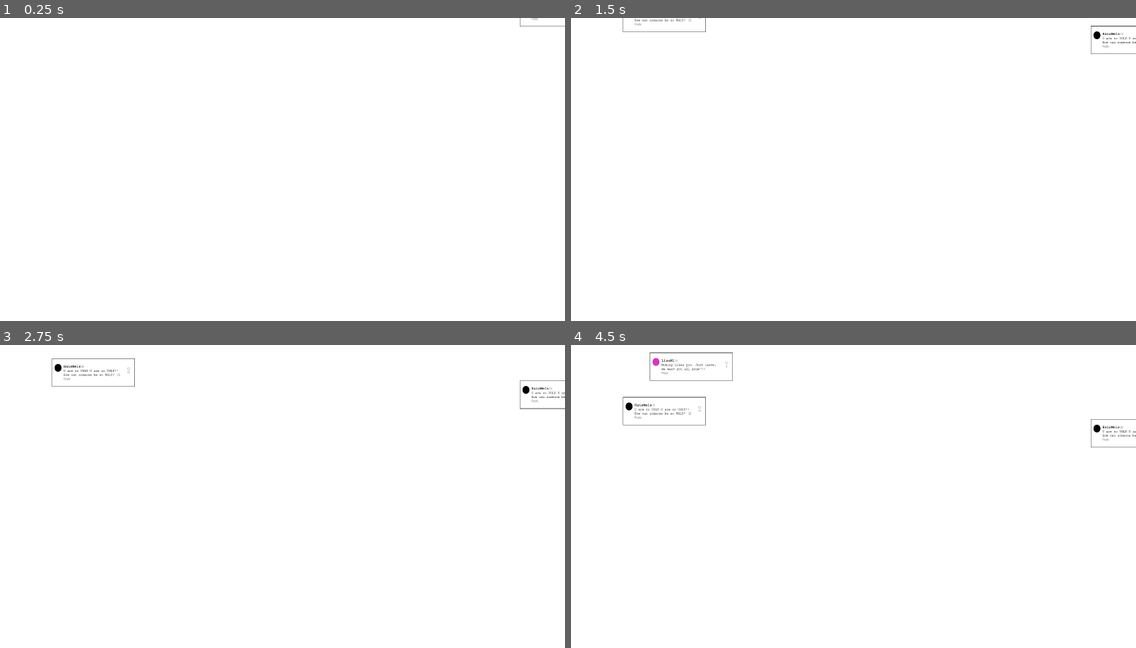
Above: before the commit, frames 1-4 (two rows, left to right).
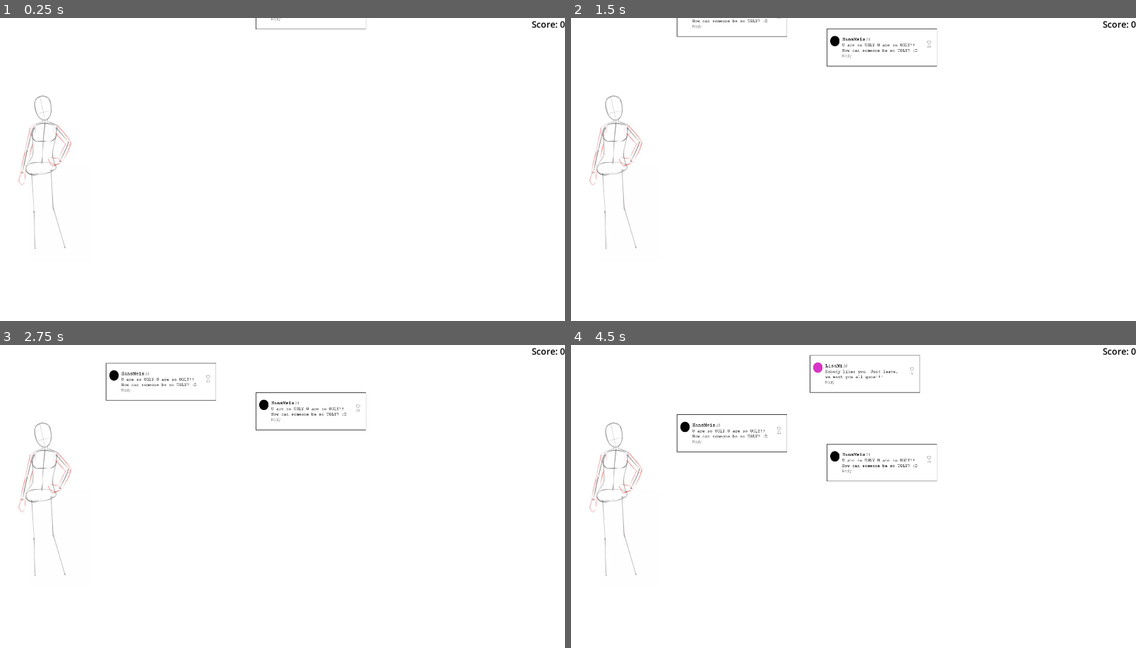
Above: after the commit, the same moments.

Repository: Gultendier/CBG
Game: Godot game, scene res://Main_Scene.tscn
The game is run twice, just before and just after one commit, with the same random seed, the same clock (stepped at 60 frames per second) and the same inputs.
Inputs (mouse positions are in pixels of both pictures, inside the frame that each line leads up to):
- Up to frame 1 (0.25 s): no input
- Up to frame 2 (1.5 s): move the mouse to (977, 160) at 0.52 s; click (977, 160) at 0.67 s; move the mouse to (740, 193) at 1.27 s; click (740, 193) at 1.42 s
- Up to frame 3 (2.75 s): move the mouse to (339, 432) at 2.02 s; click (339, 432) at 2.17 s
- Up to frame 4 (4.5 s): move the mouse to (825, 566) at 2.77 s; click (825, 566) at 2.92 s; move the mouse to (1023, 551) at 3.52 s; click (1023, 551) at 3.67 s; move the mouse to (684, 457) at 4.27 s; click (684, 457) at 4.42 s

The runs differ from the first frame. In frame 1, 0.6% of the frame differs, in the area x 3-100%, y 0-77%; in frame 2, 1.3%; in frame 3, 1.7%; in frame 4, 2.3%.

Commit message:
added placeholdergirl, changed label to scroreboard, scoreboard theme set through script

Diff:
--- a/Main_Scene.tscn
+++ b/Main_Scene.tscn
@@ -1,6 +1,10 @@
-[gd_scene load_steps=2 format=3 uid="uid://ddhp5vwym302n"]
+[gd_scene load_steps=5 format=3 uid="uid://ddhp5vwym302n"]
 
 [ext_resource type="Script" path="res://main_scene.gd" id="1_c1omg"]
+[ext_resource type="Script" path="res://label.gd" id="2_6gvv1"]
+[ext_resource type="Texture2D" uid="uid://2cejsksp6c3r" path="res://image/girl/girlPlaceholder.png" id="2_bgk1l"]
+
+[sub_resource type="Theme" id="Theme_suvf8"]
 
 [node name="Node2D" type="Node2D"]
 script = ExtResource("1_c1omg")
@@ -15,14 +19,30 @@
 offset_bottom = 40.0
 grow_horizontal = 0
 
-[node name="Label" type="Label" parent="CanvasLayer/HBoxContainer"]
+[node name="ScoreBoard" type="Label" parent="CanvasLayer/HBoxContainer"]
 layout_mode = 2
 size_flags_horizontal = 8
 size_flags_vertical = 1
+theme = SubResource("Theme_suvf8")
 theme_override_font_sizes/font_size = 30
+script = ExtResource("2_6gvv1")
 
 [node name="SpeedTimer" type="Timer" parent="."]
 wait_time = 30.0
 autostart = true
 
+[node name="HBoxContainer" type="HBoxContainer" parent="."]
+offset_right = 525.0
+offset_bottom = 1082.0
+
+[node name="VBoxContainer" type="VBoxContainer" parent="HBoxContainer"]
+layout_mode = 2
+size_flags_vertical = 4
+
+[node name="TextureRect" type="TextureRect" parent="HBoxContainer/VBoxContainer"]
+layout_mode = 2
+size_flags_horizontal = 4
+size_flags_vertical = 4
+texture = ExtResource("2_bgk1l")
+
 [connection signal="timeout" from="SpeedTimer" to="." method="_on_speed_timer_timeout"]
--- /dev/null
+++ b/label.gd
@@ -0,0 +1,11 @@
+extends Label
+
+
+# Called when the node enters the scene tree for the first time.
+func _ready() -> void:
+	var black = Color(0,0,0)
+	set("theme_override_colors/font_color",black)
+
+# Called every frame. 'delta' is the elapsed time since the previous frame.
+func _process(delta: float) -> void:
+	pass
--- a/main_scene.gd
+++ b/main_scene.gd
@@ -27,15 +27,27 @@
 func spawn_object():
 	# Instantiate the falling object scene
 	var falling_object = falling_object_scene.instantiate()
-	var random_x_position = randi() % int(screen_size.x) # Continuously update the label to display the current score
+	# Get the viewport rectangle
+	var viewport = get_viewport_rect()
+	# Calculate the center point
+	var center_x = viewport.size.x * 0.5
+	# Determine the distance from the center (1/4 of the screen width)
+	var distance_from_center = viewport.size.x * 0.25
+	 # Generate random offsets
+	var random_offset_x = randf_range(-distance_from_center, distance_from_center)
+	# Calculate the final spawn position
+	var spawn_position = Vector2(center_x + random_offset_x, -50)
+	# Set the position of the falling object
+	falling_object.position = spawn_position
+	# Start falling animation
 
-	falling_object.position = Vector2(random_x_position, -50) # Set the position (random X, Y starting at 0)
+	# Add the object as a child of the main scene
+	add_child(falling_object)
 
-	add_child(falling_object) # Add the object as a child of the main scene
 
 
 func update_score_label():
-	$CanvasLayer/HBoxContainer/Label.text = "Score: " + str(ScoreBoard.score) # Update the Label's text to reflect the global score
+	$CanvasLayer/HBoxContainer/ScoreBoard.text = "Score: " + str(ScoreBoard.score) # Update the Label's text to reflect the global score
 
 # Timer for the speed increase of falling_objects
 func _on_speed_timer_timeout() -> void:
--- a/project.godot
+++ b/project.godot
@@ -22,8 +22,8 @@
 
 [display]
 
-window/size/viewport_width=2560
-window/size/viewport_height=1440
+window/size/viewport_width=1920
+window/size/viewport_height=1080
 window/stretch/mode="viewport"
 window/stretch/aspect="expand"
 
Binary file added: image/girl/girlPlaceholder.png
Not shown, added: image/girl/girlPlaceholder.png.import
